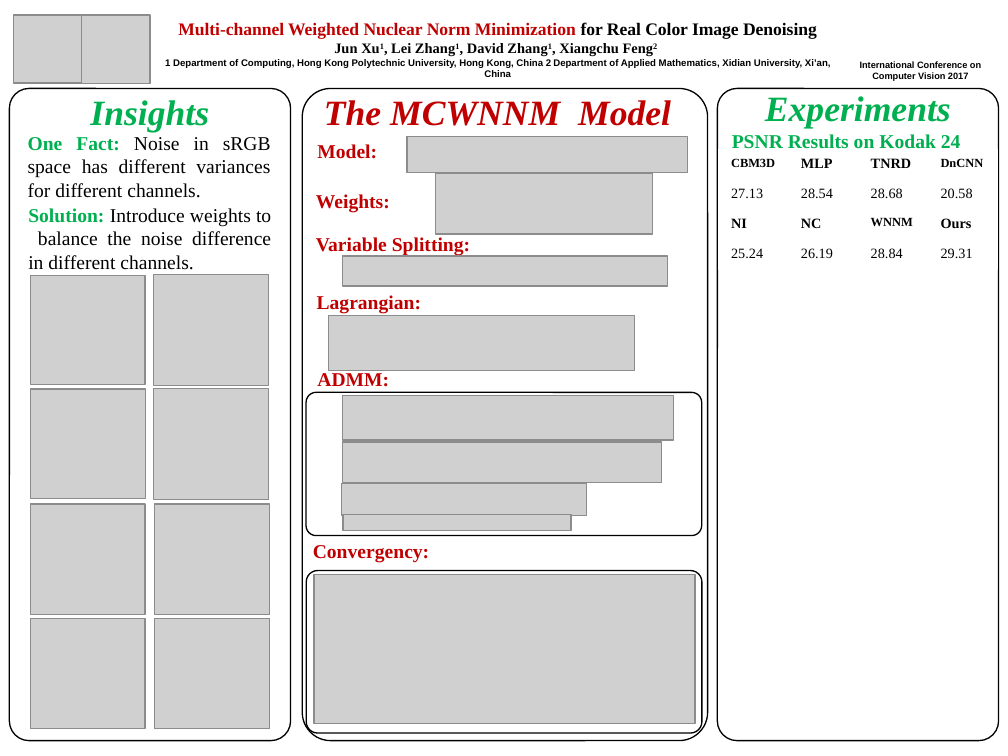
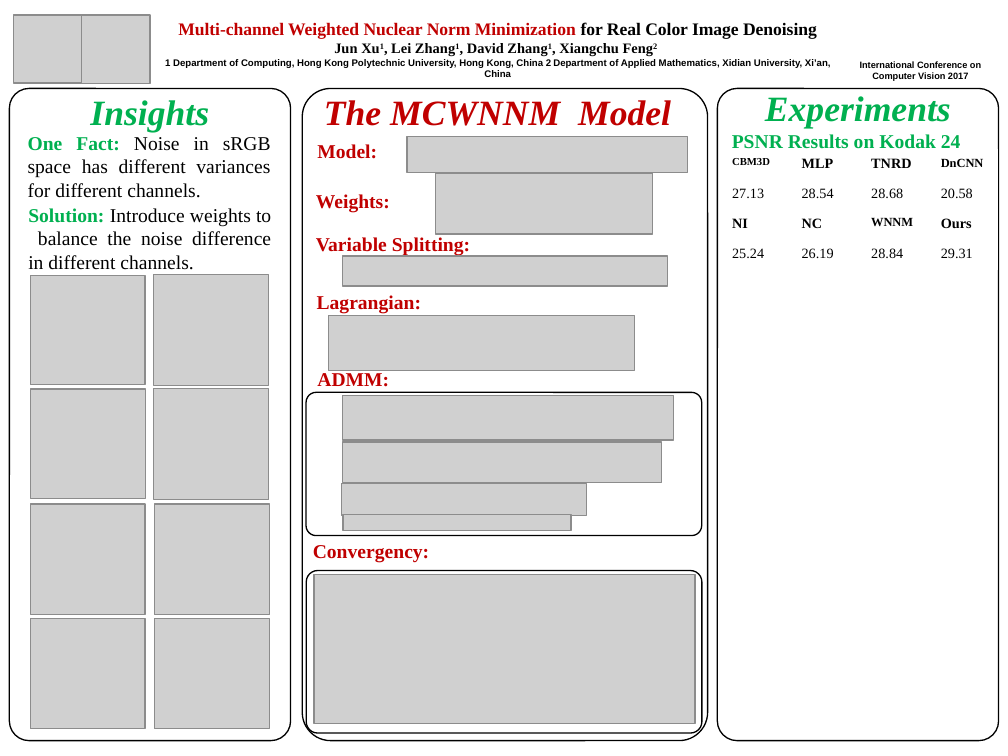
Before and after one commit to csjunxu/ICCV2017_PAPER1, a slide deck: slide 1 of iccv17_poster_template.pptx. Drawn at 1008x756 pixels with LibreOffice and Linux fonts; fonts in the diff are those of the drawing; grey boxes stand for pictures; background and template pictures are left out. Boxes give left, top, right and bottom in pixels: in the first picture for what was removed or moved away, otherwise in the second. Text is boxed around its words. In the diff, an @@ line names an element or a change of style, - is before the commit and + after.

```diff
--- a/iccv17_poster_template.pptx
+++ b/iccv17_poster_template.pptx
@@ table at (720, 150, 996, 269) @@
@@ size 7 to 6 pt in "CBM3D" @@
@@ table: place and size @@
-table at (719, 150, 1000, 269)
+table at (720, 150, 996, 269)
```
